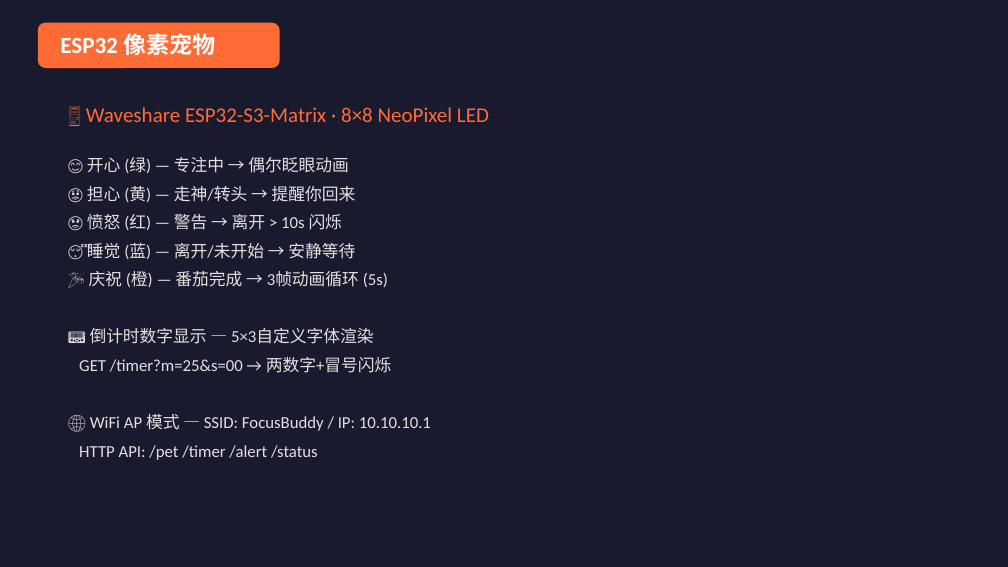
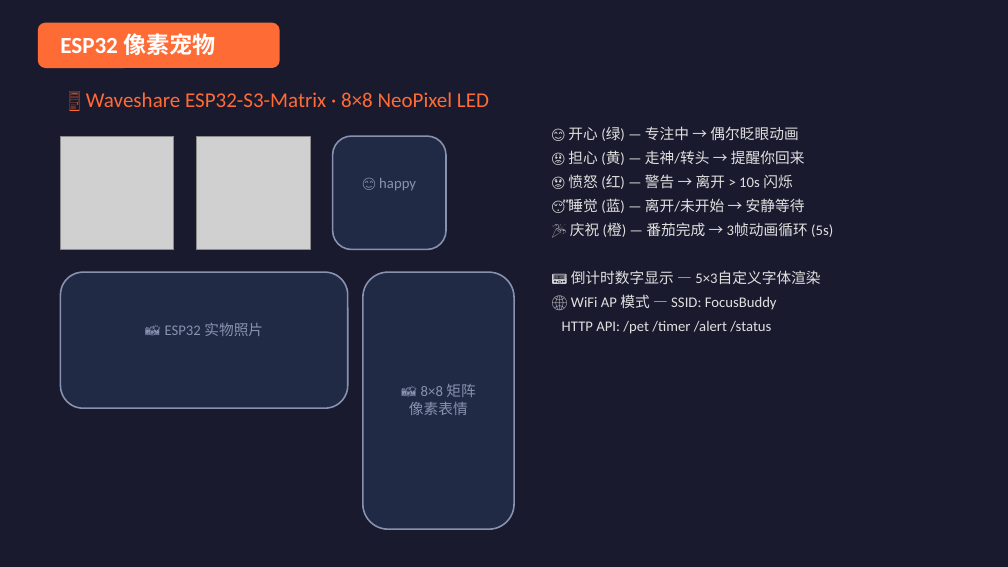
Before and after one commit to Sapnap67/FocusBuddy, a slide deck: slide 5 of docs/FocusBuddy_PPT.pptx. Drawn at 1008x567 pixels with LibreOffice and Linux fonts; fonts in the diff are those of the drawing; grey boxes stand for pictures. Boxes give left, top, right and bottom in pixels: in the first picture for what was removed or moved away, otherwise in the second. Text is boxed around its words. In the diff, an @@ line names an element or a change of style, - is before the commit and + after.

```diff
--- a/docs/FocusBuddy_PPT.pptx
+++ b/docs/FocusBuddy_PPT.pptx
@@ text "🖥️ Waveshare ESP32-S3-Matrix · 8×8 ...": place and size @@
-text "🖥️ Waveshare ESP32-S3-Matrix · 8×8 ..." at bbox=[86, 107, 489, 122]
+text "🖥️ Waveshare ESP32-S3-Matrix · 8×8 ..." at bbox=[86, 92, 489, 107]
@@ picture added at bbox=[60, 136, 174, 250] @@
@@ picture added at bbox=[197, 136, 310, 250] @@
@@ rounded rectangle added at bbox=[333, 136, 446, 250], fill #202A44, outline #8892B0 1.5 pt @@
@@ text "😊 开心 (绿) — 专注中 ...": place and size @@
-text "😊 开心 (绿) — 专注中 ..." at bbox=[79, 157, 431, 460]
+text "😊 开心 (绿) — 专注中 ..." at bbox=[562, 126, 833, 334]
@@ text at bbox=[562, 126, 833, 334]: size 16 to 14 pt in "😊 开心 (绿) — 专注中 → 偶尔眨眼动画", "😟 担心 (黄) — 走神/转头 → 提醒你回来", "😡 愤怒 (红) — 警告 → 离开 ...", "😴 睡觉 (蓝) — 离开/未开始 → 安静等待" and 3 more places; less space between paragraphs @@
@@ text added at bbox=[379, 178, 416, 190], 14 pt, text #8892B0 @@
+😊 happy
@@ rounded rectangle added at bbox=[60, 272, 348, 408], fill #202A44, outline #8892B0 1.5 pt @@
@@ rounded rectangle added at bbox=[363, 272, 514, 529], fill #202A44, outline #8892B0 1.5 pt @@
@@ text at bbox=[571, 294, 777, 310]: text changed; size 16 to 14 pt @@
-GET /timer?m=25&s=00 → 两数字+冒号闪烁
-🌐 WiFi AP 模式 — SSID: FocusBuddy / IP: 10.10.10.1
+🌐 WiFi AP 模式 — SSID: FocusBuddy
@@ text added at bbox=[165, 323, 263, 336], 14 pt, text #8892B0 @@
+📸 ESP32 实物照片
@@ text added at bbox=[409, 384, 475, 415], 14 pt, text #8892B0 @@
+📸 8×8 矩阵
+像素表情
```
Also in this commit, not shown: 7 other slides changed, 1 slide added, 3 other files.
